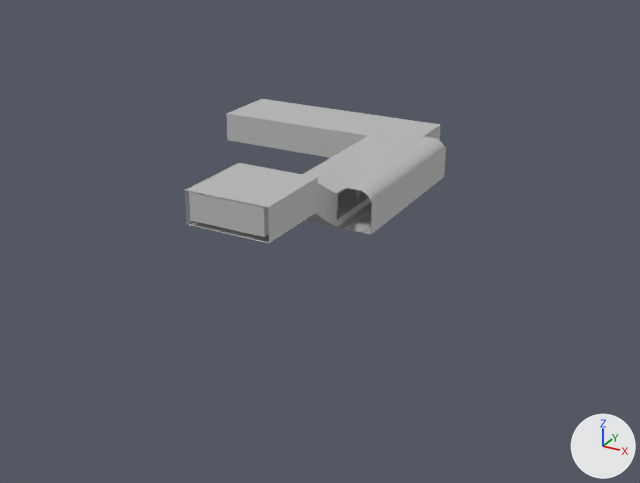
Renders of the FBX model Assets/Models/Trains/train_station.fbx from each side of a commit.
Camera for both pictures: a camera (50 mm lens) standing at (42.8, -86.0, 35.9) and looking at (-3.3, -2.2, -6.0). Lighting does not change. The marker at lower right points along +X, +Y and +Z. Where no turn or scale is listed for an object, it has been applied to the vertices.

The older version as bpy lines, for what is in view:
```python
me_mesh = bpy.data.meshes.new('Mesh')
me_mesh.from_pydata(...)  # 241 vertices, 230 faces; spans x -24.3..7.1, y -25.5..18.9, z 0.0..7.8
me_mesh.materials.append(mat_stingraypbs1)  # its picture is missing
me_mesh_014 = bpy.data.meshes.new('Mesh.014')
me_mesh_014.from_pydata(...)  # 35 vertices, 23 faces; spans x -13.7..13.7, y -14.5..14.5, z -0.4..0.4
me_mesh_014.materials.append(mat_stingraypbs1)  # its picture is missing
ob_floor = bpy.data.objects.new('floor', me_mesh_014)
ob_floor.location = (-10.6, 4.4, 0.4)
ob_main_body = bpy.data.objects.new('main_body', me_mesh)
ob_main_body.location = (0.0, 0.0, 0.0)
```
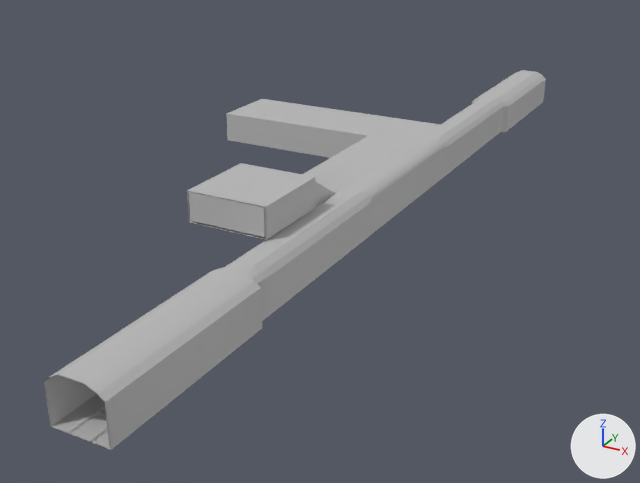
Where the newer file only moved an object's origin or applied its transform, the numbers keep the older frame.

The edits, one by one:
Material 'lambert1' (mat_lambert1) is new.
Its base color is (0.5, 0.5, 0.5) (grey #bcbcbc).
Mesh me_mesh_037 is new.
It has 9596 vertices, 10540 faces and spans x -2.7..2.7, y -10.1..10.1, z -2.3..2.3.
It uses material mat_lambert1 (grey #bcbcbc).
Mesh me_mesh_039 is new.
It has 9596 vertices, 10540 faces and spans x -3.5..1.9, y -20.2..0.0, z -4.6..0.0.
It uses material mat_lambert1 (grey #bcbcbc).
Mesh me_mesh_036 is new.
It has 9556 vertices, 10500 faces and spans x -2.0..2.0, y -10.1..10.1, z -2.3..2.3.
It uses material mat_lambert1 (grey #bcbcbc).
Mesh me_mesh_038 is new.
It has 9556 vertices, 10500 faces and spans x -3.7..0.4, y -20.2..0.0, z -4.1..0.5.
It uses material mat_lambert1 (grey #bcbcbc).
Object 'connector' (ob_connector) is new; it shows me_mesh_037.
Its location is (5.1, 40.5, 2.3).
Object 'connector1' (ob_connector1) is new; it shows me_mesh_039.
Its location is (5.9, -30.4, 4.6).
Object 'small_tunnel' (ob_small_tunnel) is new; it shows me_mesh_036.
Its location is (5.1, 20.2, 2.3).
Object 'small_tunnel1' (ob_small_tunnel1) is new; it shows me_mesh_038.
Its location is (6.7, -10.1, 4.1).

Location of each change, [x1, y1, x2, y2] in pixels of the pictures (640 x 483 px):
'connector1', added
    after: [44, 261, 266, 450]
'small_tunnel1', added
    after: [233, 188, 372, 318]
'small_tunnel', added
    after: [421, 99, 500, 177]
'connector', added
    after: [472, 70, 546, 134]
